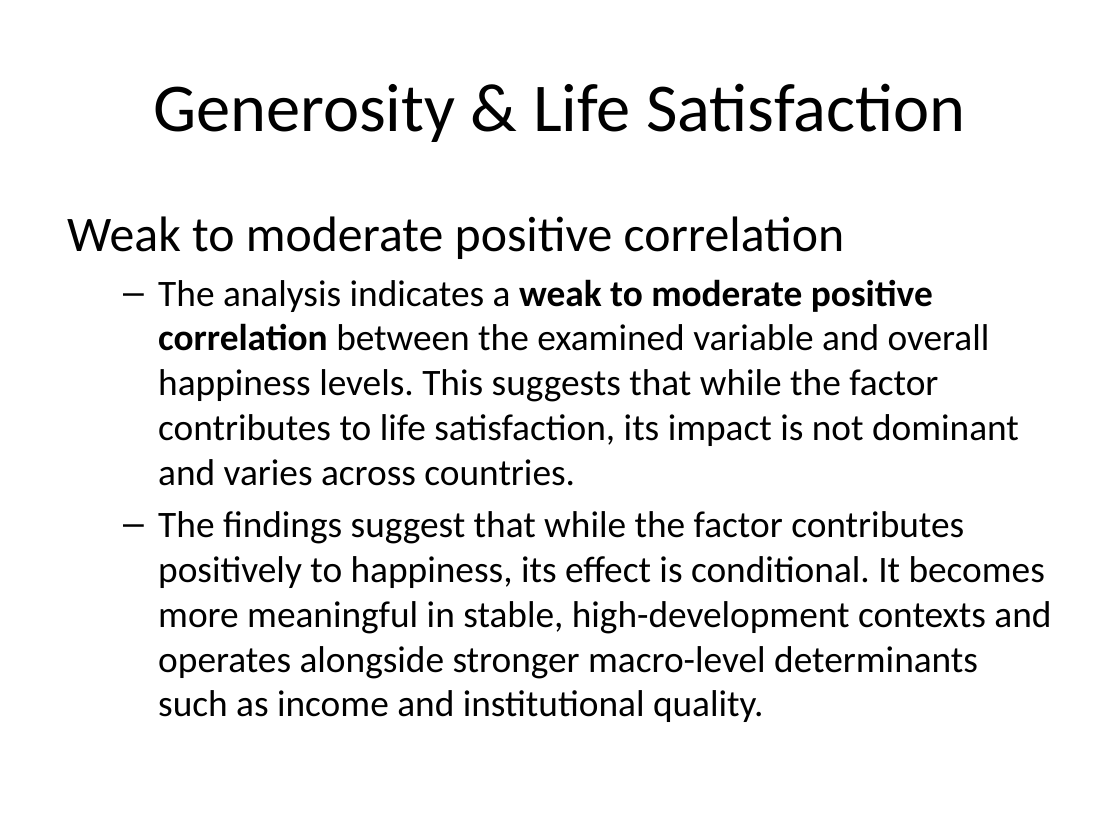
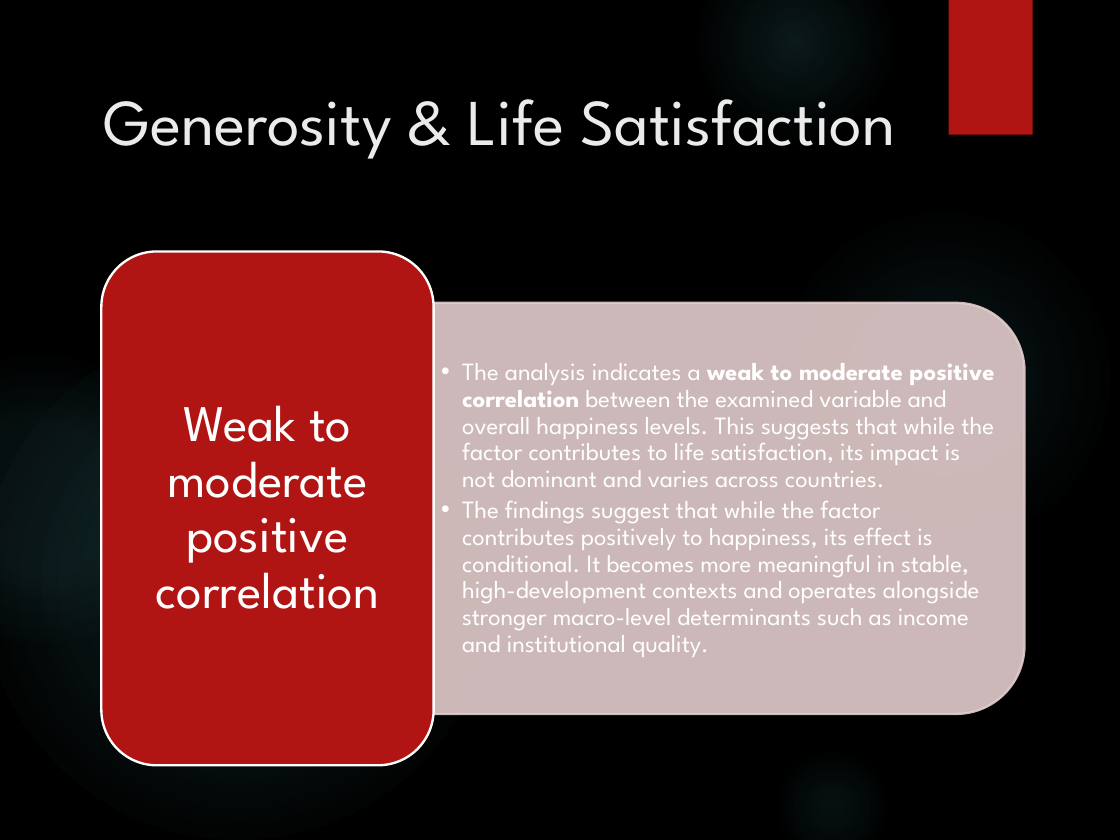
Before and after one commit to EvMiga/World-Happiness-Analysis, a slide deck: slide 18 of Happiness_Dashboard_Analysis.pptx. Drawn at 1120x840 pixels with LibreOffice and Linux fonts; fonts in the diff are those of the drawing; background and template pictures are left out. Boxes give left, top, right and bottom in pixels: in the first picture for what was removed or moved away, otherwise in the second. Text is boxed around its words. In the diff, an @@ line names an element or a change of style, - is before the commit and + after.

```diff
--- a/Happiness_Dashboard_Analysis.pptx
+++ b/Happiness_Dashboard_Analysis.pptx
@@ background #FFFFFF to picture (left out) @@
@@ ellipse added at (697,0,893,140), fill gradient #50B9C1 @@
@@ rectangle added at (949,0,1033,134), fill #B01513 @@
@@ title "Generosity & Life Satisfaction": place and size @@
-title "Generosity & Life Satisfaction" at (153,83,965,142)
+title "Generosity & Life Satisfaction" at (103,99,895,159)
@@ title "Generosity & Life Satisfaction" at (103,99,895,159): size 44 to 42 pt, font Calibri to League Spartan, text colour #000000 to #EBEBEB; alignment centre to left; vertical alignment middle to top @@
@@ ellipse added at (772,205,1117,550), fill gradient #50B9C1 @@
@@ text at (67,216,845,259): paragraph removed @@
-Weak to moderate positive correlation
@@ rounded rectangle added at (102,252,435,766), fill #B01513, outline #FFFFFF 1.5 pt @@
@@ ellipse added at (0,327,494,840), fill gradient #50B9C1 @@
@@ text "The analysis indicates a weak ...": place and size @@
-text "The analysis indicates a weak ..." at (67,216,1051,722)
+text "The analysis indicates a weak ..." at (462,363,994,657)
@@ text "The analysis indicates a weak ..." at (462,363,994,657): size 24 to 16 pt, font Calibri to League Spartan, text colour #000000 to #FFFFFF; bullet – to •; line spacing 1 to 0.9; less space between paragraphs; vertical alignment top to middle @@
@@ round same rect added at (433,302,1024,713), fill #E4CCCC at 90% opacity, outline #E4CCCC 1.5 pt @@
@@ ellipse added at (0,355,186,644), fill gradient #50B9C1 @@
@@ text added at (156,405,380,609), 33 pt, text #FFFFFF @@
+Weak to moderate positive correlation
@@ ellipse added at (772,747,893,840), fill gradient #50B9C1 @@
```
Also in this commit, not shown: 15 other slides changed, 4 slides added, 4 slides removed.
